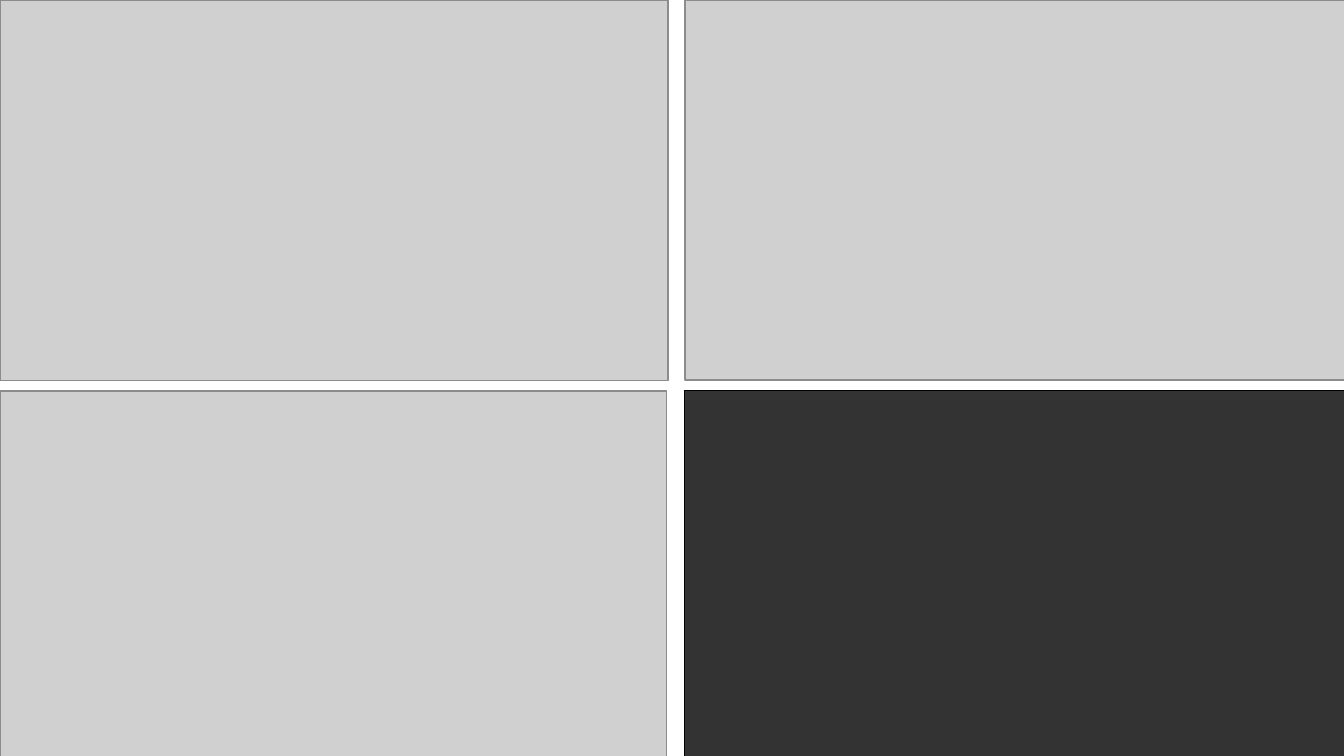
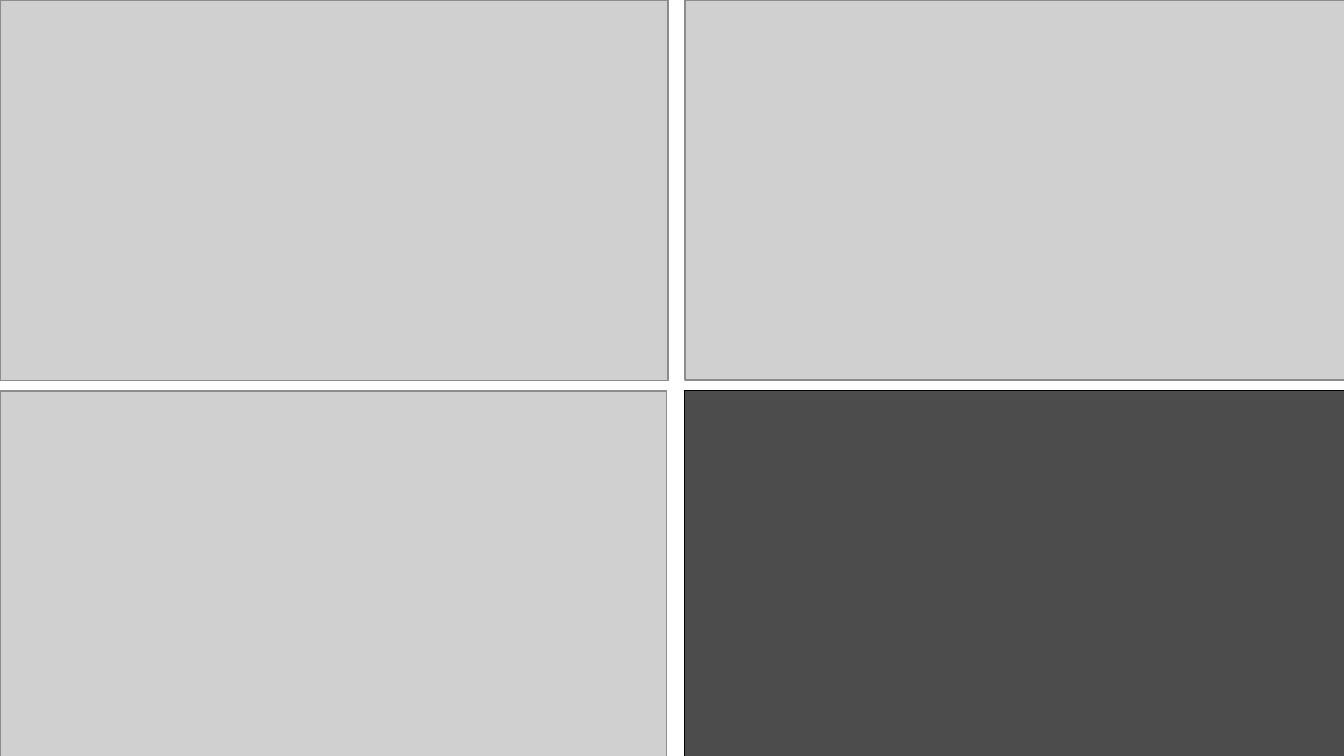
Before and after one commit to bryanesmith/panc-lightning-talk, a slide deck: slide 7 of pancreapedia-mlib-lightning.2012-07.odp. Drawn at 1344x756 pixels with LibreOffice and Linux fonts; fonts in the diff are those of the drawing; grey boxes stand for pictures; background and template pictures are left out. Boxes give left, top, right and bottom in pixels: in the first picture for what was removed or moved away, otherwise in the second. Text is boxed around its words. In the diff, an @@ line names an element or a change of style, - is before the commit and + after.

Commit message:
Adjusted grey backgrounds on slides #7 (publishing) and #8 (Building community...)

```diff
--- a/pancreapedia-mlib-lightning.2012-07.odp
+++ b/pancreapedia-mlib-lightning.2012-07.odp
@@ rectangle at [684, 391, 1344, 756]: fill #333333 to #4C4C4C @@
```
Also in this commit, not shown: 1 other slide changed.
